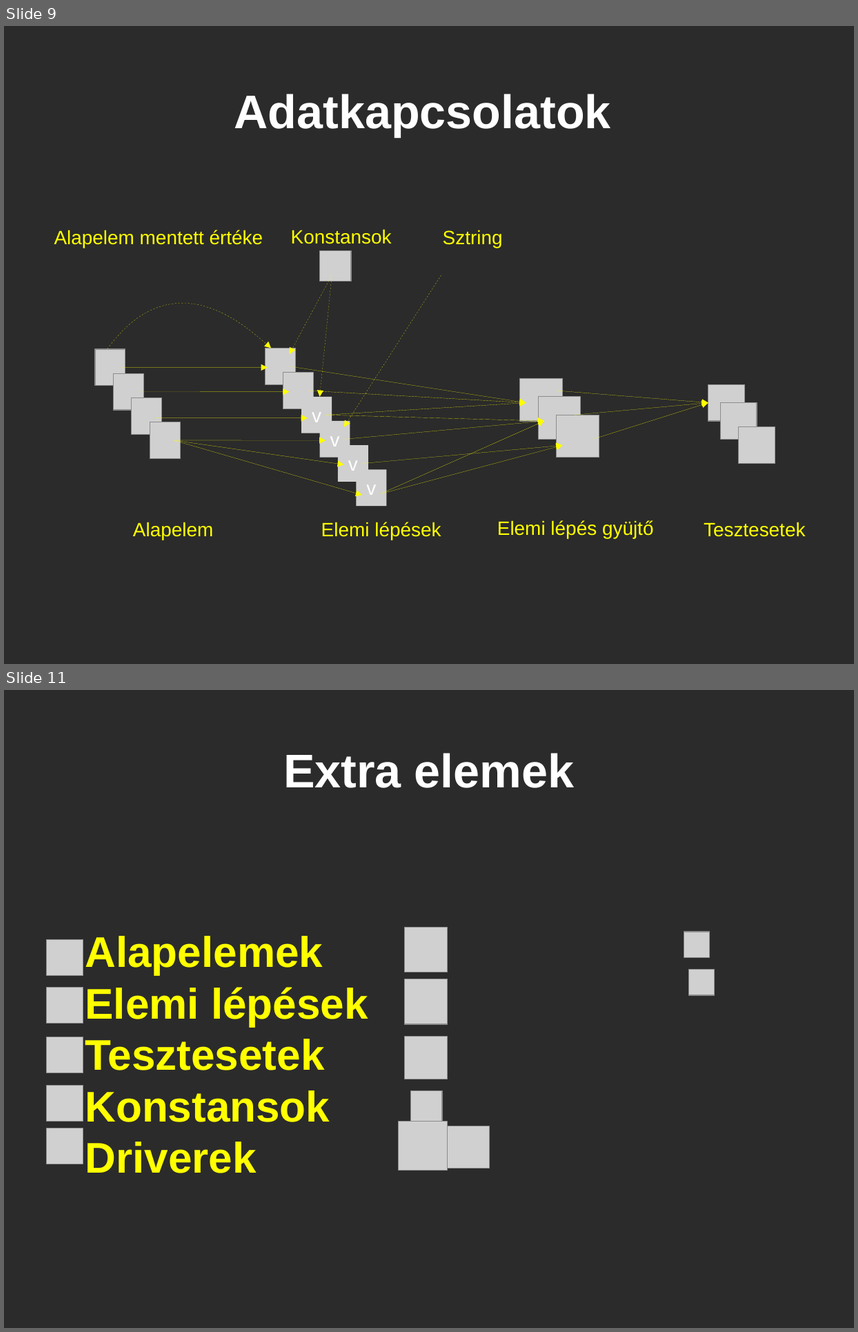
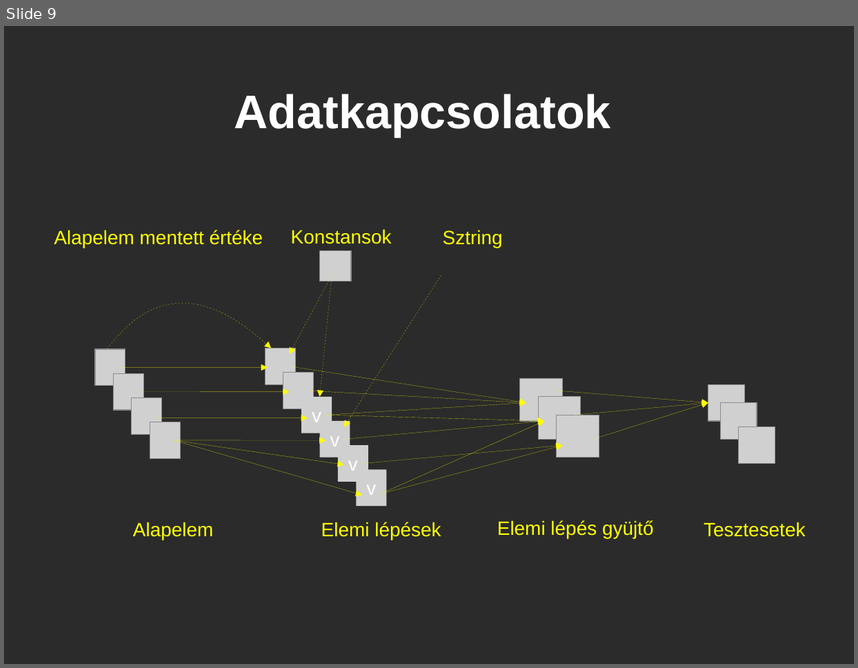
Before and after one commit to dallaszkorben/akoel-java-grawet, a slide deck: Grawit.odp. Shown one above the other, each under a label of ours: slides 9 and 11 before the commit, slide 9 after it; the slides between them are not shown. The pictures are 858x1332 and 858x668 pixels, drawn with LibreOffice and Linux fonts; fonts in the diff are those of the drawing; grey boxes stand for pictures; background and template pictures are left out; a plain dark background stands for a picture behind light text. Boxes give left, top, right and bottom in pixels: in the first picture for what was removed or moved away, otherwise in the second. Text is boxed around its words. In the diff, an @@ line names an element or a change of style, - is before the commit and + after.

```diff
--- a/Grawit.odp
+++ b/Grawit.odp
@@ slide 11 removed at bbox=[4, 690, 854, 1328], background picture (left out) @@
@@ title removed at bbox=[283, 753, 574, 788] @@
-Extra elemek
@@ subtitle removed at bbox=[85, 936, 368, 1173] @@
-Alapelemek
-Elemi lépések
-Tesztesetek
-Konstansok
-Driverek
@@ picture removed at bbox=[405, 927, 448, 972] @@
@@ picture removed at bbox=[684, 931, 710, 957] @@
@@ picture removed at bbox=[46, 939, 83, 976] @@
@@ picture removed at bbox=[405, 978, 448, 1024] @@
@@ picture removed at bbox=[689, 969, 715, 995] @@
@@ picture removed at bbox=[46, 987, 83, 1023] @@
@@ picture removed at bbox=[46, 1036, 83, 1073] @@
@@ picture removed at bbox=[405, 1036, 448, 1078] @@
@@ picture removed at bbox=[46, 1085, 83, 1121] @@
@@ picture removed at bbox=[411, 1091, 443, 1121] @@
@@ picture removed at bbox=[399, 1121, 448, 1170] @@
@@ picture removed at bbox=[46, 1128, 83, 1165] @@
@@ picture removed at bbox=[448, 1126, 490, 1168] @@
```
Also in this commit, not shown: 1 slide changed, 4 slides added.
